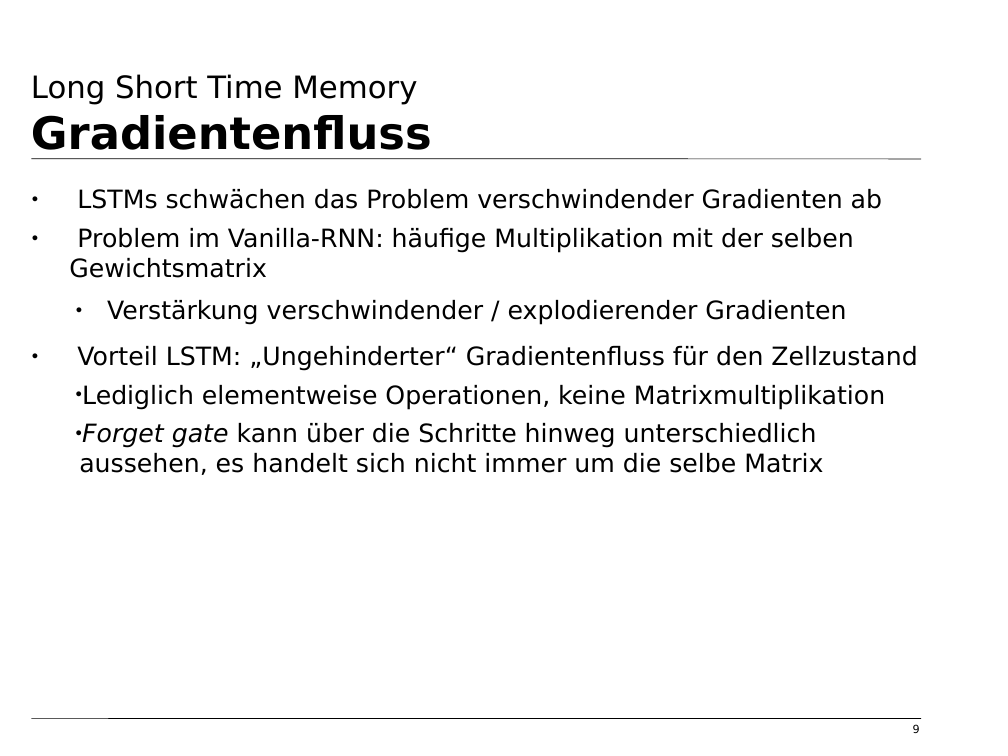
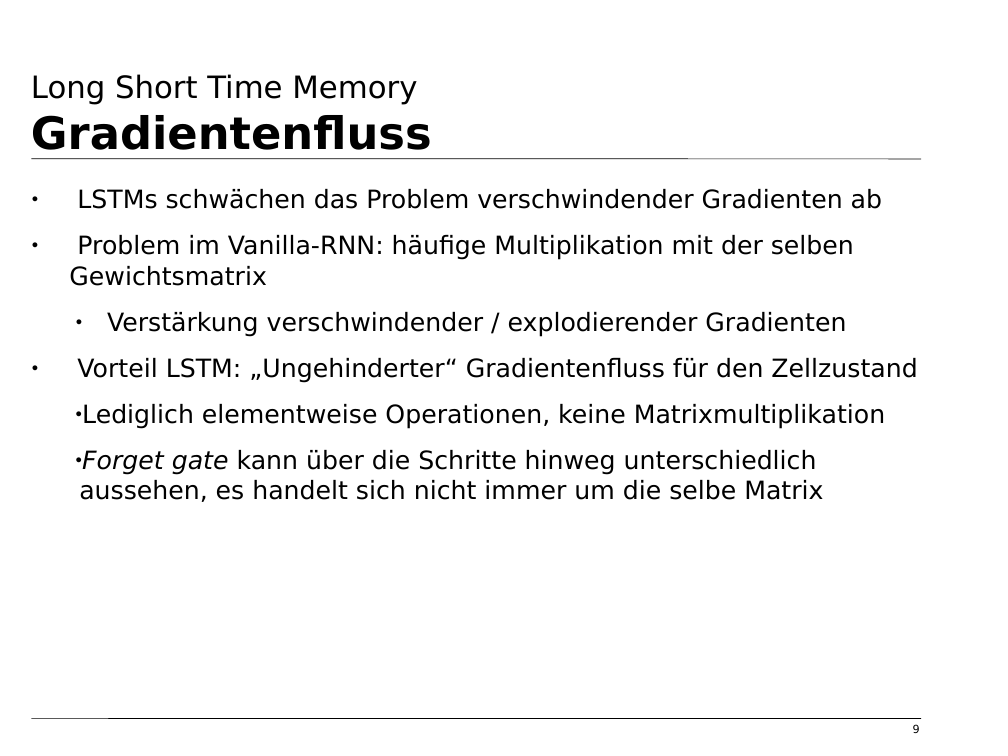
Before and after one commit to tfassbender/deep_learning_team_rnn, a slide deck: slide 9 of vorlesung/vorlesung_rnn_lstm_malte.odp. Drawn at 1008x756 pixels with LibreOffice and Linux fonts; fonts in the diff are those of the drawing; background and template pictures are left out. Boxes give left, top, right and bottom in pixels: in the first picture for what was removed or moved away, otherwise in the second. Text is boxed around its words. In the diff, an @@ line names an element or a change of style, - is before the commit and + after.

```diff
--- a/vorlesung/vorlesung_rnn_lstm_malte.odp
+++ b/vorlesung/vorlesung_rnn_lstm_malte.odp
@@ text at bbox=[69, 189, 885, 502]: more space between paragraphs @@
```
Also in this commit, not shown: 5 other slides changed, 3 slides added.
